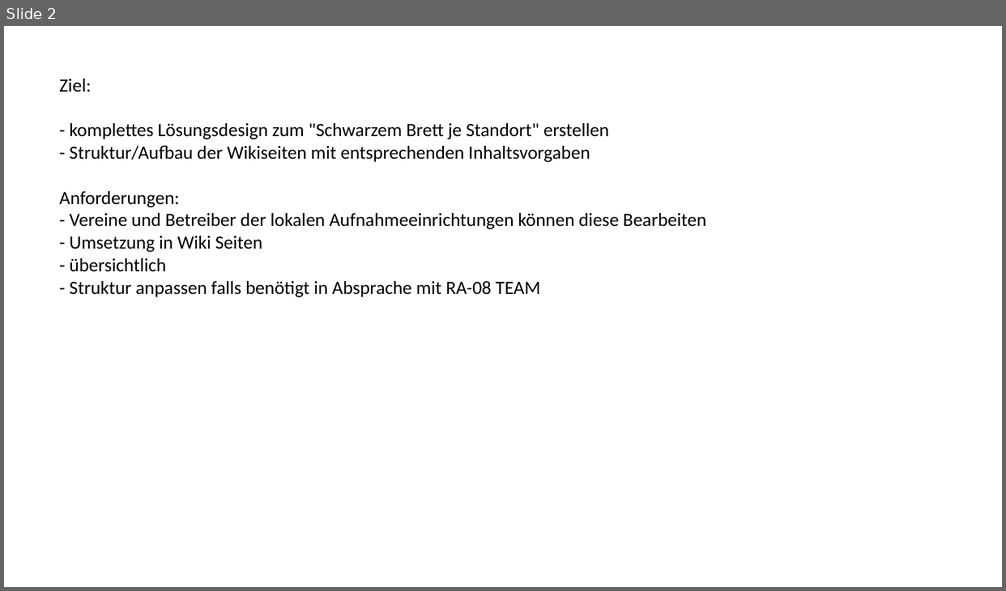
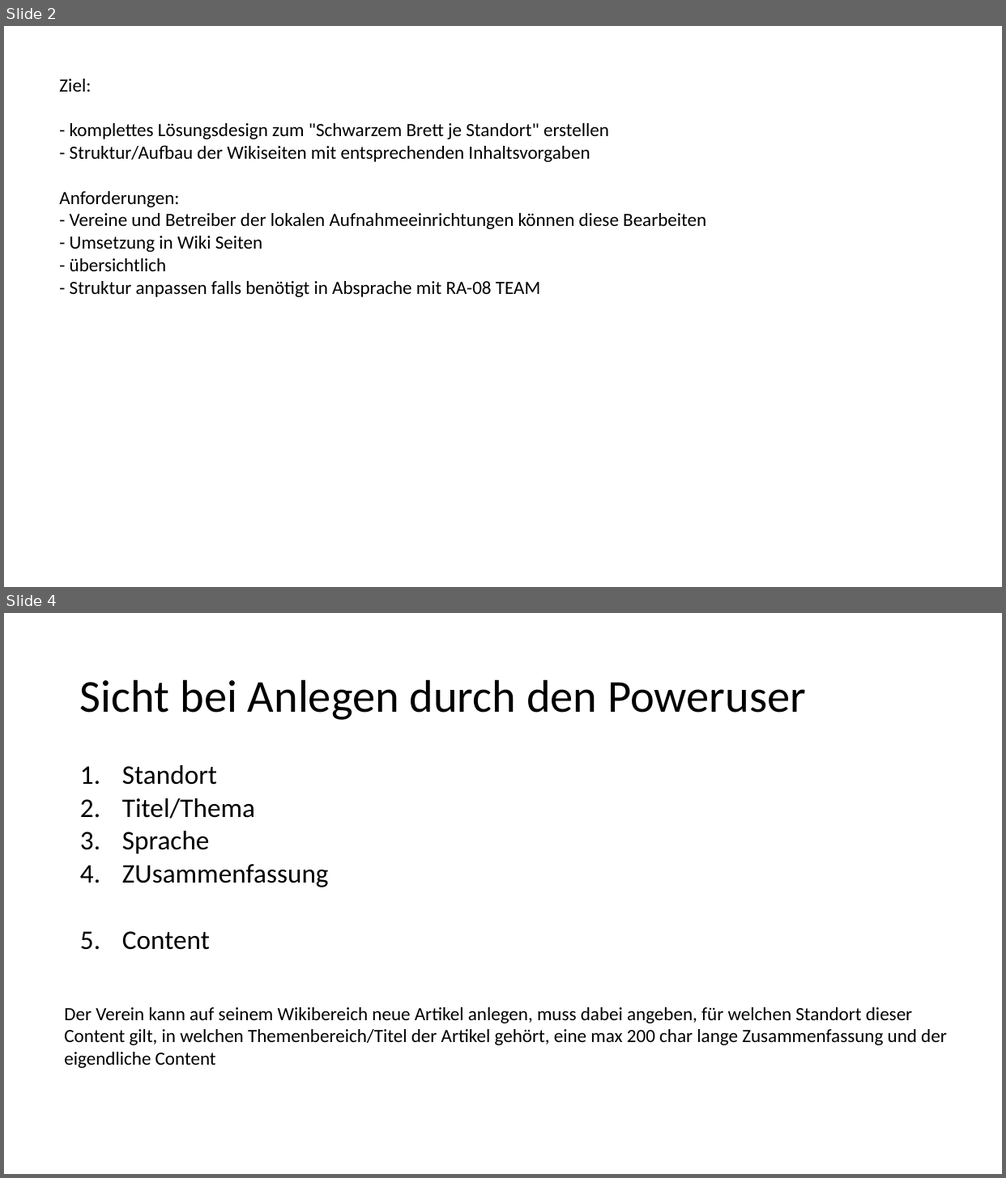
Before and after one commit to RefugeesWelcomeApp/ApplicationDevelopment, a slide deck: Solution_Design/Story Board/Storys/RA-35-Schwarzes Brett/RA-35-Schwarzes Brett.pptx. Shown one above the other, each under a label of ours: slide 2 before the commit, slides 2 and 4 after it; the slides between them are not shown. The pictures are 1006x591 and 1006x1178 pixels, drawn with LibreOffice and Linux fonts; fonts in the diff are those of the drawing. Boxes give left, top, right and bottom in pixels: in the first picture for what was removed or moved away, otherwise in the second. Text is boxed around its words. In the diff, an @@ line names an element or a change of style, - is before the commit and + after.

```diff
--- a/Solution_Design/Story Board/Storys/RA-35-Schwarzes Brett/RA-35-Schwarzes Brett.pptx
+++ b/Solution_Design/Story Board/Storys/RA-35-Schwarzes Brett/RA-35-Schwarzes Brett.pptx
@@ slide 4 added at [4, 613, 1002, 1174], background #FFFFFF @@
@@ title added at [80, 679, 806, 720], 44 pt, text #000000 @@
+Sicht bei Anlegen durch den Poweruser
@@ text added at [122, 765, 329, 950], 25.9 pt, text #000000 @@
+1. Standort
+2. Titel/Thema
+3. Sprache
+4. ZUsammenfassung
+5. Content
@@ text added at [64, 1007, 947, 1068], 18 pt, text #000000 @@
+Der Verein kann auf seinem Wikibereich neue Artikel anlegen, muss dabei angeben, für welchen Standort dieser Content gilt, in welchen Themenbereich/Titel der Artikel gehört, eine max 200 char lange Zusammenfassung und der eigendliche Content
```
Also in this commit, not shown: 3 other slides added, 6 slides removed.
